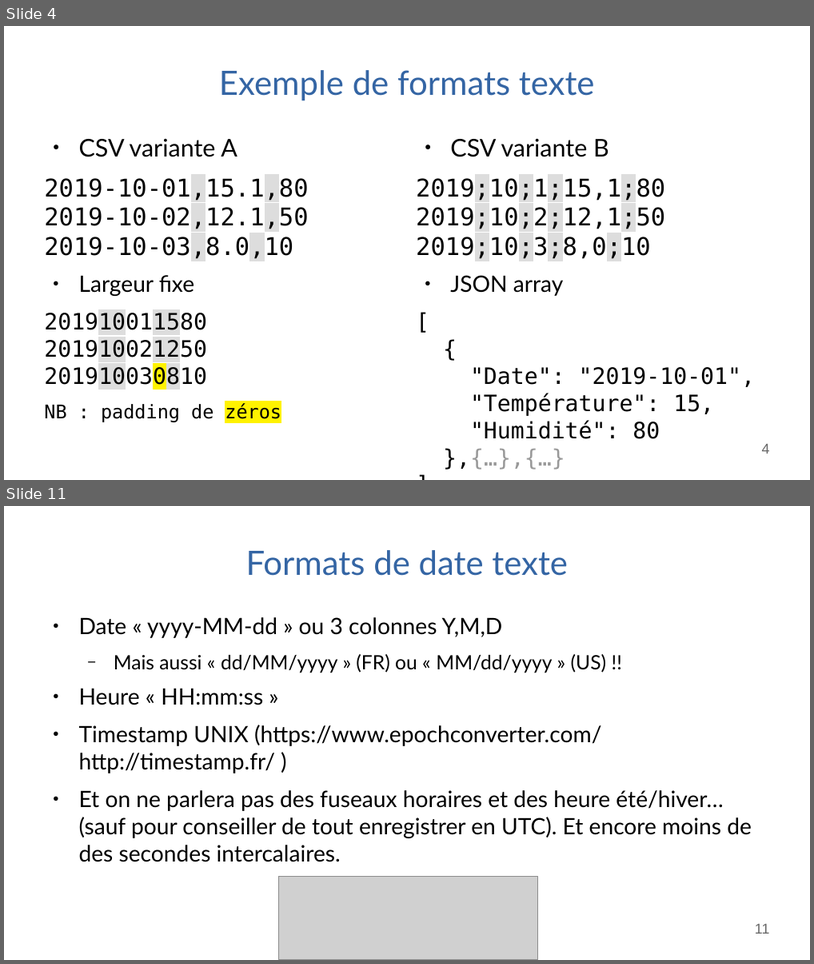
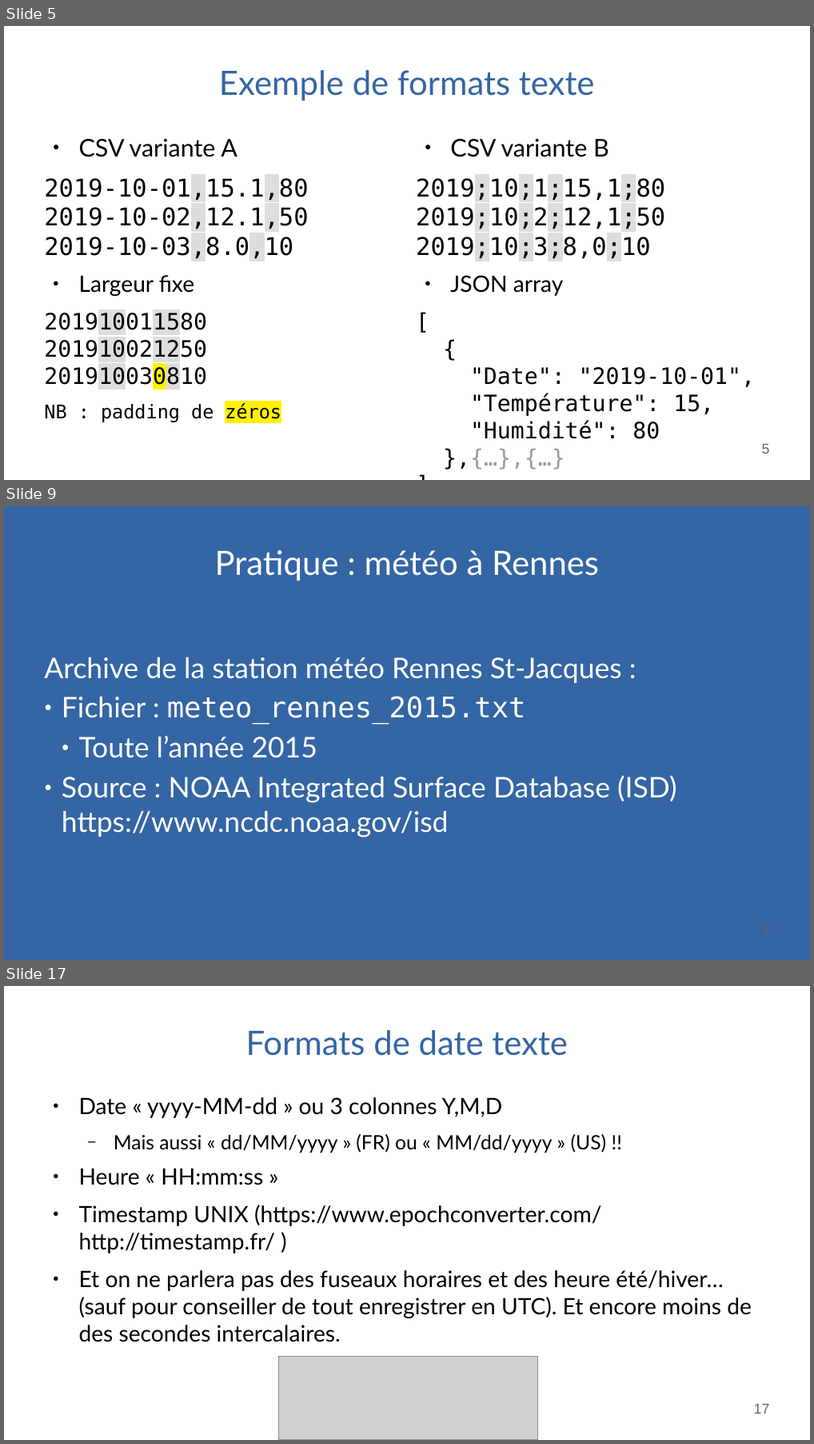
Before and after one commit to pierre-haessig/matlab-data-course, a slide deck: BE Data diapos.odp. Shown one above the other, each under a label of ours: slides 4 and 11 before the commit, slides 5, 9 and 17 after it; the slides between them are not shown. The pictures are 814x964 and 814x1444 pixels, drawn with LibreOffice and Linux fonts; fonts in the diff are those of the drawing; grey boxes stand for pictures. Boxes give left, top, right and bottom in pixels: in the first picture for what was removed or moved away, otherwise in the second. Text is boxed around its words. In the diff, an @@ line names an element or a change of style, - is before the commit and + after.

```diff
--- a/BE Data diapos.odp
+++ b/BE Data diapos.odp
@@ slide 9 added at (4, 506, 810, 960), background #3465A4 @@
@@ title added at (215, 550, 599, 580), 33 pt, text #FFFFFF @@
+Pratique : météo à Rennes
@@ subtitle added at (44, 657, 677, 837), 28 pt, text #FFFFFF @@
+Archive de la station météo Rennes St-Jacques :
+● Fichier : meteo_rennes_2015.txt
+  ● Toute l’année 2015
+● Source : NOAA Integrated Surface Database (ISD) https://www.ncdc.noaa.gov/isd
@@ what was slide 4 is now slide 5 @@
@@ page number at (762, 444, 770, 453): text changed @@
-4
+5
@@ what was slide 11 is now slide 17 @@
@@ page number at (754, 1404, 770, 1413): text changed @@
-11
+17
```
Also in this commit, not shown: 7 slides changed, 9 other slides added, 6 slides removed, 5 other files.
